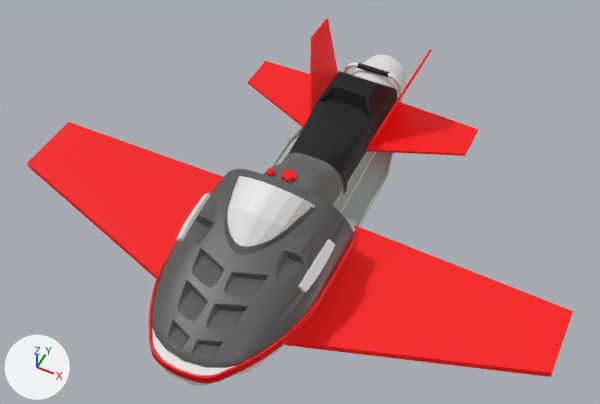
The FBX model Assets/Models/SnowMobileJet.fbx: old version first, new version second.
Before and after are seen from a 50 mm camera at (1.6, -2.83, 3.94) aimed at (0.04, 0.29, 0.04). The lights are fixed; the arrows at lower left show +X, +Y and +Z. Where no turn or scale is listed for an object, it has been applied to the vertices.

The scene before the commit, as lines of its bpy script (objects in view):
```python
me_cube_003 = bpy.data.meshes.new('Cube.003')
me_cube_003.from_pydata(...)  # 8 vertices, 6 faces; spans x -1.0..0.56, y -1.0..1.0, z -1.0..1.43
me_cube_003.materials.append(mat_steel_087)  # red #df0000
# before: 0 (-1.0, -1.0, -1.0), 1 (-1.0, -1.0, 1.0), 4 (0.56, -0.17, -0.45) at pixel (550, 377), 5 (0.56, -0.17, 1.43) at pixel (551, 373)
me_cube_008 = bpy.data.meshes.new('Cube.008')
me_cube_008.from_pydata(...)  # 188 vertices, 103 faces; spans x -0.454..0.454, y -0.749..0.54, z -0.113..0.144
me_cube_010 = bpy.data.meshes.new('Cube.010')
me_cube_010.from_pydata(...)  # 8 vertices, 6 faces; spans x -1.0..0.56, y -1.0..1.0, z -1.0..1.43
me_cube_010.materials.append(mat_steel_119)  # red #df0000
# before: 0 (-1.0, -1.0, -1.0), 1 (-1.0, -1.0, 1.0), 4 (0.56, -0.17, -0.45) at pixel (28, 166), 5 (0.56, -0.17, 1.43) at pixel (27, 162)
me_mesh_317 = bpy.data.meshes.new('Mesh.317')
me_mesh_317.from_pydata(...)  # 5890 vertices, 11255 faces; spans x -0.0451..0.0496, y -0.0491..0.0491, z -0.0033..0.0229
me_mesh_317.materials.append(mat_navisworks_material_046)  # red #ff0000
me_mesh_318 = bpy.data.meshes.new('Mesh.318')
me_mesh_318.from_pydata(...)  # 3604 vertices, 7092 faces; spans x -0.0269..0.0302, y -0.0297..0.0297, z 0.0..0.0178
me_mesh_318.materials.append(mat_navisworks_material_047)  # red #f60000
ob_cube_001 = bpy.data.objects.new('Cube.001', me_cube_010)
ob_cube_001.location = (-1.226, -0.056, -0.122)
ob_cube_001.rotation_euler = (3.142, 0.0873, 0.0)  # degrees (180, 5, 0)
ob_cube_001.scale = (-1.0, -0.514, -0.0212)
ob_cube_002 = bpy.data.objects.new('Cube.002', me_cube_003)
ob_cube_002.location = (1.226, -0.056, -0.122)
ob_cube_002.rotation_euler = (0.0, -0.0873, 0.0)  # degrees (0, -5, 0)
ob_cube_002.scale = (1.0, 0.514, 0.0212)
ob_cube_006 = bpy.data.objects.new('Cube.006', me_cube_008)
ob_cube_006.location = (0.0, -0.32, -0.091)
ob_face_set_700 = bpy.data.objects.new('Face Set.700', me_mesh_317)
ob_face_set_700.location = (0.0, 0.228, 0.316)
ob_face_set_701 = bpy.data.objects.new('Face Set.701', me_mesh_318)
ob_face_set_701.location = (-0.114, 0.209, 0.311)
# also in view: 'Face Set.022' at (0.0, 0.72, -0.13); 'Cube.010' at (-0.02, -0.16, 0.35); 'Face Set.761' at (0.0, -0.41, 0.22); 'Cube.008' at (0.39, -0.22, 0.19); 'Cube.005' at (0.5, 1.19, 0.01)
```
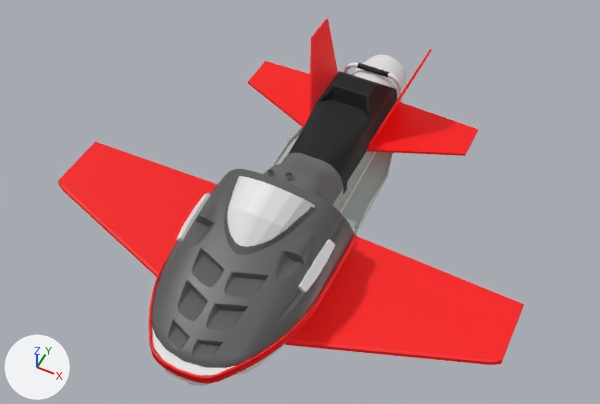
Boxes [x1, y1, x2, y2] around the edits, measured in the pictures (600 x 404 px):
'Cube.002', reshaped, moved, rescaled (17% narrower, 16% shorter): before [285, 224, 573, 377]; after [285, 236, 524, 365]
'Cube.001', reshaped, moved, turned, rescaled: before [27, 122, 223, 278]; after [58, 142, 218, 277]
'Face Set.700', deleted: before [281, 169, 297, 183]
'Face Set.701', deleted: before [266, 168, 275, 176]
part 1 of me_cube_010, built on: before [27, 163, 157, 278]; after [58, 182, 158, 277]
part 2 of me_cube_003, built on: before [285, 341, 552, 377]; after [285, 339, 502, 365]

The change in detail:
me_cube_010 has 8 vertices, 6 faces and spans x -1.0..0.56, y -1.0..1.0, z -1.0..1.43.
me_cube_010 is used by ob_cube_001; location (-1.226, -0.056, -0.122); rotation (3.142, 0.0873, 0.0), in degrees (180, 5, 0); scale (-1.0, -0.514, -0.0212).
Verts and faces of me_cube_010; kept vertices keep their numbers, new ones are numbered from 8.
Part 1, on me_cube_010:
Faces deleted: (0, 4, 5, 1).
New vertex 8 is at (-1.01, -1.04, -0.7).
New vertex 9 is at (-1.02, -1.04, 0.55).
New vertex 10 is at (0.49, -0.24, 1.12), pixel (62, 188).
New vertex 11 is at (0.49, -0.24, -0.05), pixel (63, 191).
New faces: (4, 5, 10, 11), (8, 11, 10, 9), (0, 8, 9, 1), (0, 4, 11, 8), (1, 9, 10, 5).
me_cube_003 has 8 vertices, 6 faces and spans x -1.0..0.56, y -1.0..1.0, z -1.0..1.43.
me_cube_003 is used by ob_cube_002; location (1.226, -0.056, -0.122); rotation (0.0, -0.0873, 0.0), in degrees (0, -5, 0); scale (1.0, 0.514, 0.0212).
Verts and faces of me_cube_003; kept vertices keep their numbers, new ones are numbered from 8.
Part 2, on me_cube_003:
Faces deleted: (0, 4, 5, 1).
New vertex 8 is at (-1.0, -1.04, -0.77).
New vertex 9 is at (-1.0, -1.04, 0.48).
New vertex 10 is at (0.5, -0.24, 1.05), pixel (490, 362).
New vertex 11 is at (0.51, -0.24, -0.12), pixel (490, 365).
New faces: (1, 9, 10, 5), (8, 11, 10, 9), (4, 5, 10, 11), (0, 8, 9, 1), (0, 4, 11, 8).
Object 'Cube.001' (ob_cube_001) moves from (-1.226, -0.056, -0.122) to (-1.042, -0.089, -0.14).
Object 'Cube.001' (ob_cube_001) turns from (180, 5, 0) to (-180, 5, 0) degrees about x, y and z.
Object 'Cube.001' (ob_cube_001) is rescaled from (-1.0, -0.514, -0.0212) to (-0.851, -0.476, -0.0212).
Object 'Cube.002' (ob_cube_002) moves from (1.226, -0.056, -0.122) to (1.042, -0.089, -0.14).
Object 'Cube.002' (ob_cube_002) is rescaled from (1.0, 0.514, 0.0212) to (0.851, 0.476, 0.0212).
Object 'Face Set.701' (ob_face_set_701) is deleted.
Object 'Face Set.700' (ob_face_set_700) is deleted.
